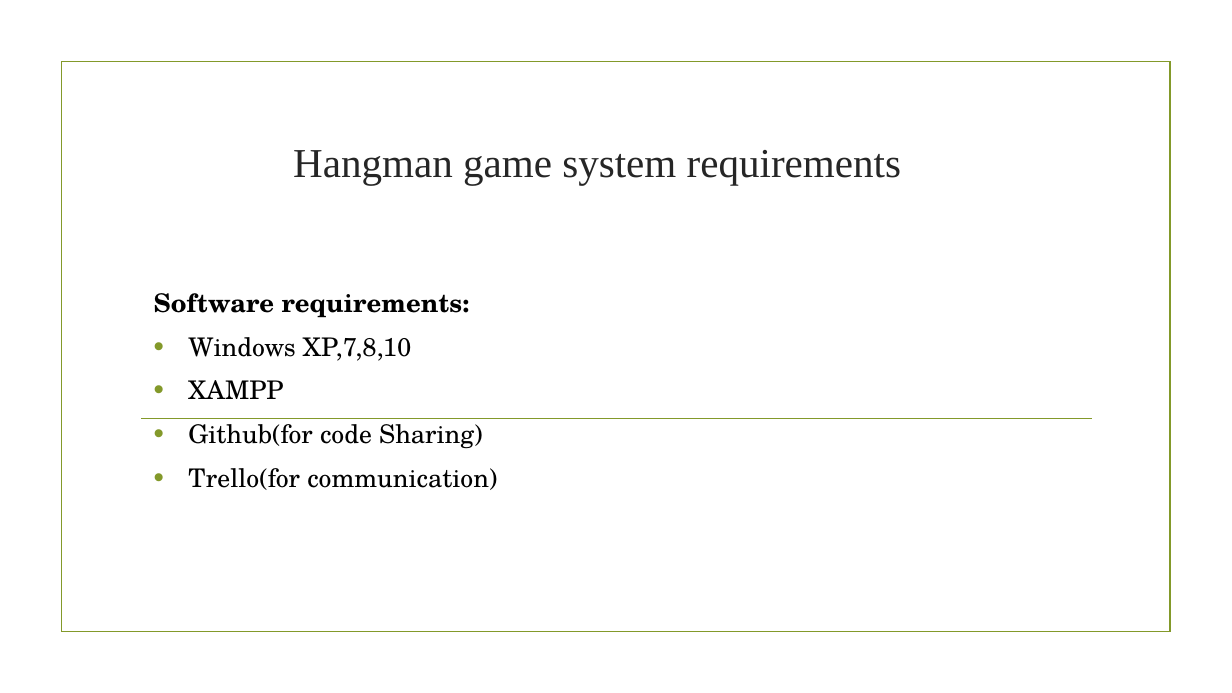
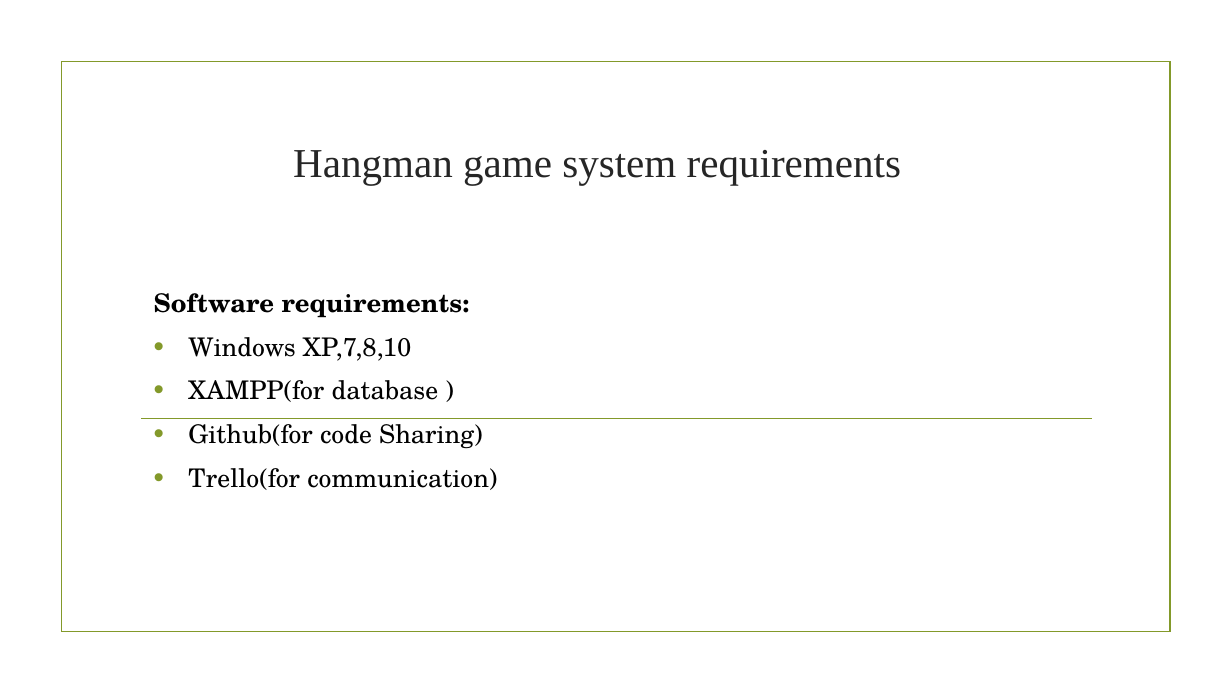
Before and after one commit to ganpat-university/ict-gnu-adprojects-2017-hangman, a slide deck: slide 4 of Hangman.pptx. Drawn at 1232x693 pixels with LibreOffice and Linux fonts; fonts in the diff are those of the drawing; background and template pictures are left out. Boxes give left, top, right and bottom in pixels: in the first picture for what was removed or moved away, otherwise in the second. Text is boxed around its words. In the diff, an @@ line names an element or a change of style, - is before the commit and + after.

```diff
--- a/Hangman.pptx
+++ b/Hangman.pptx
@@ text at bbox=[188, 380, 439, 402]: text changed @@
-• XAMPP
+• XAMPP(for database )
```
Also in this commit, not shown: 11 other slides changed, 8 slides added, 2 slides removed, 1 other file.
